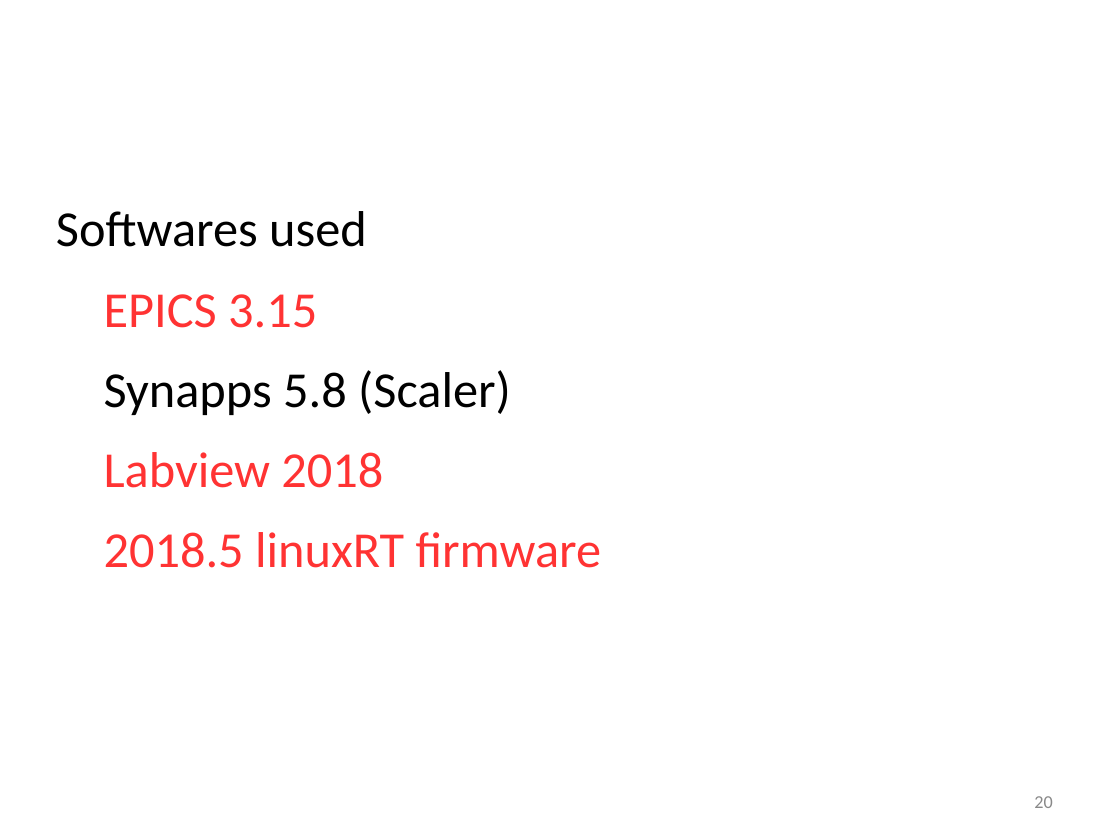
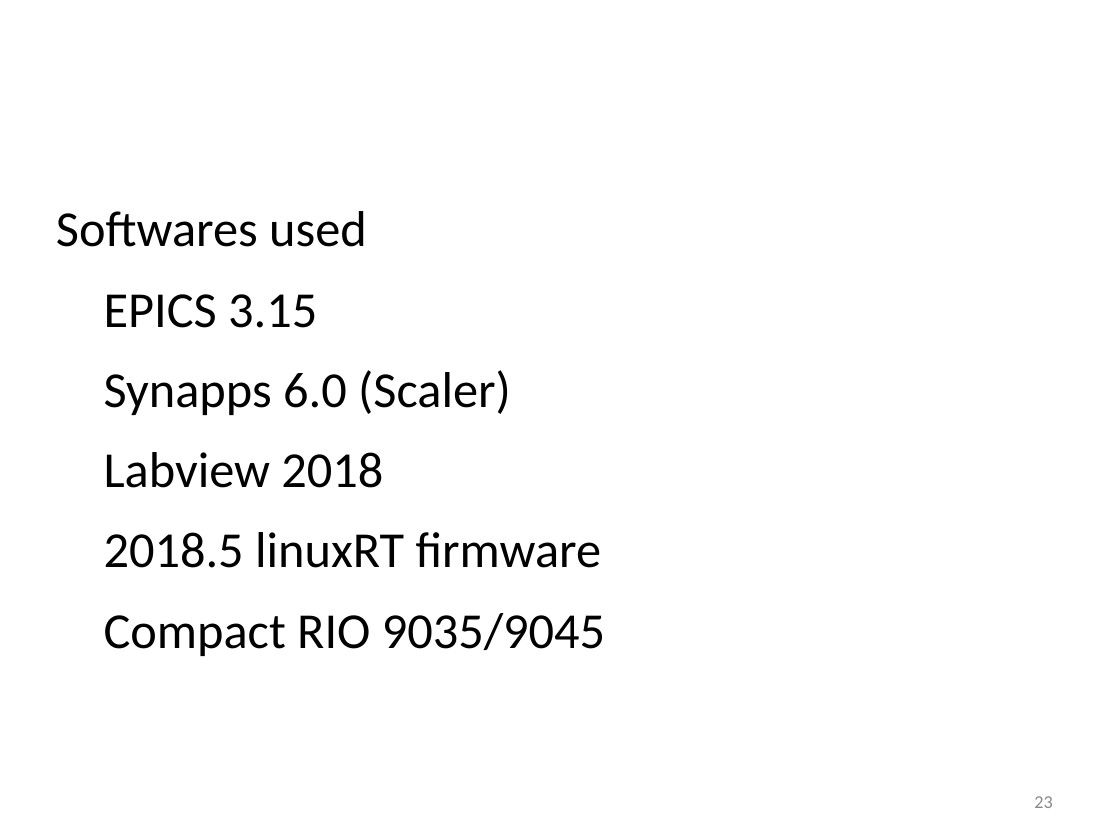
Before and after one commit to lnls-sol/project-nheengatu, a slide deck: slide 23 of docs/CRIO-EPICs-integration.odp (slide 20 before the commit). Drawn at 1120x840 pixels with LibreOffice and Linux fonts; fonts in the diff are those of the drawing; background and template pictures are left out. Boxes give left, top, right and bottom in pixels: in the first picture for what was removed or moved away, otherwise in the second. Text is boxed around its words. In the diff, an @@ line names an element or a change of style, - is before the commit and + after.

```diff
--- a/docs/CRIO-EPICs-integration.odp
+++ b/docs/CRIO-EPICs-integration.odp
@@ text at (104,294,602,568): text colour #FF3333 to #000000 in "EPICS 3.15", "Labview 2018", "2018.5 linuxRT firmware" @@
@@ text at (104,370,511,415): text changed @@
-● Synapps 5.8 (Scaler)
+● Synapps 6.0 (Scaler)
@@ text at (104,613,605,656): paragraph added @@
+● Compact RIO 9035/9045
@@ page number at (1034,796,1052,808): text changed @@
-20
+23
```
Also in this commit, not shown: 15 other slides changed, 8 slides added, 4 slides removed, 2 other files.
